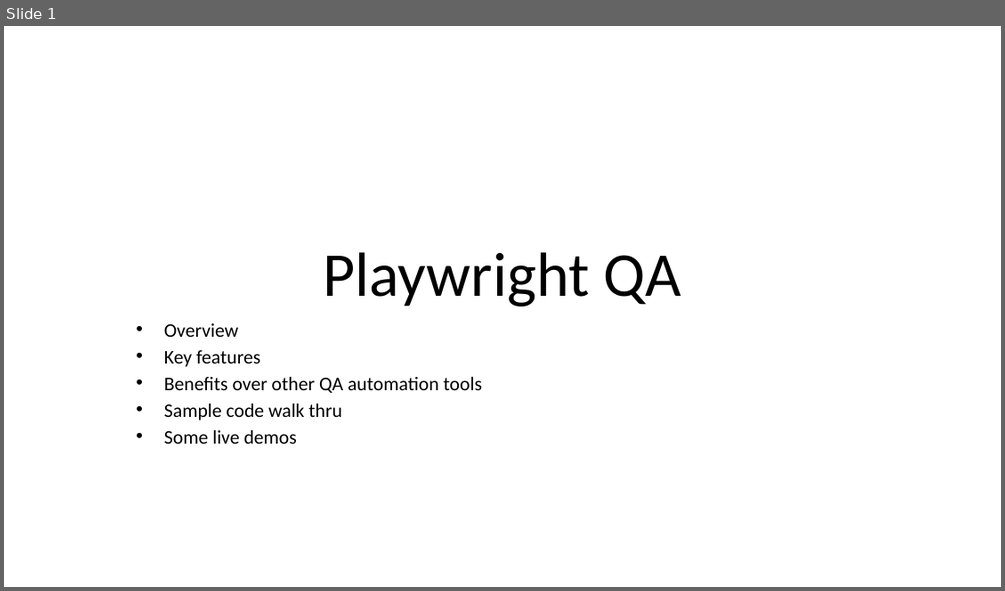
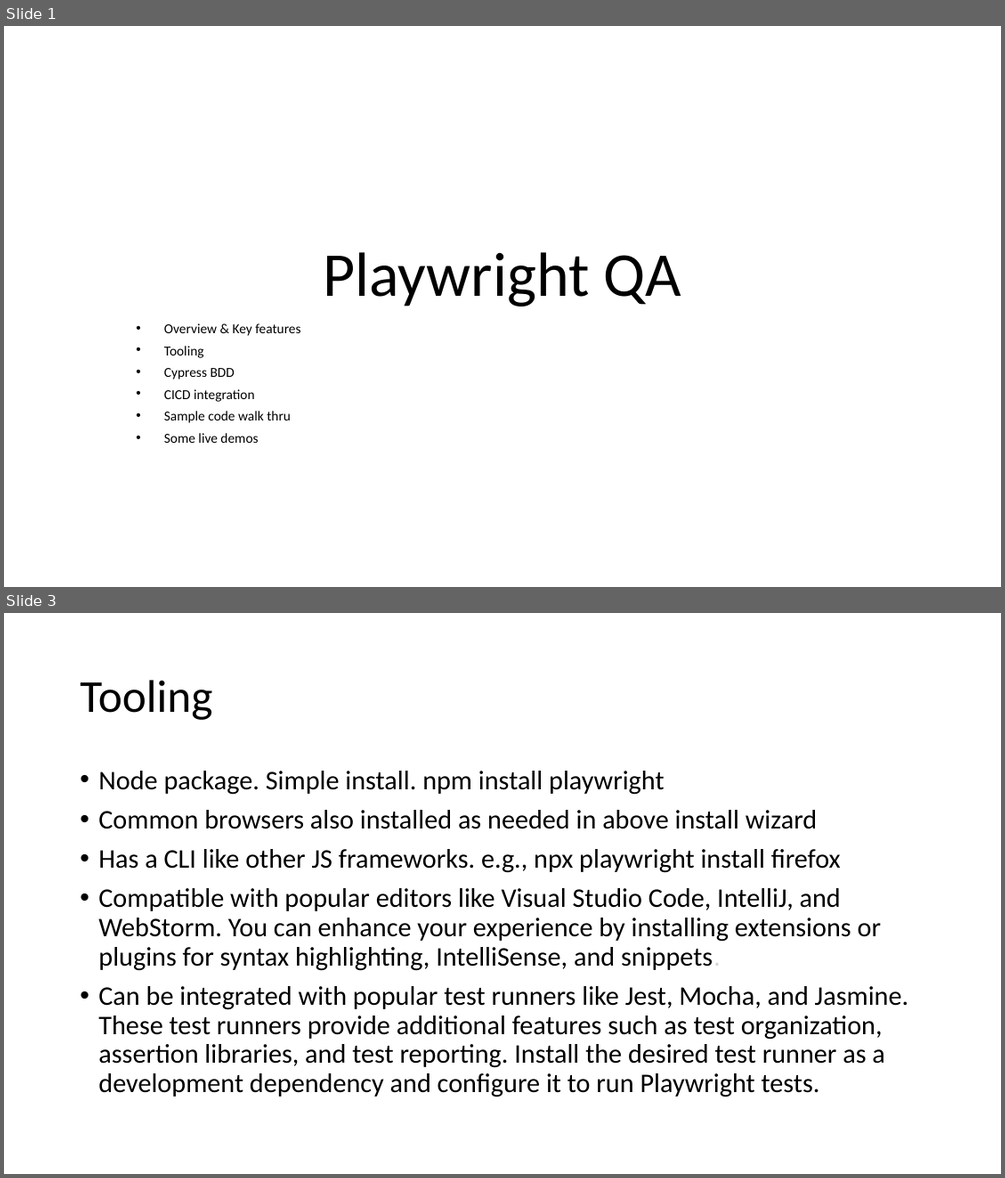
Before and after one commit to umesh-prabhu/demo1, a slide deck: playwr-ppt.pptx. Shown one above the other, each under a label of ours: slide 1 before the commit, slides 1 and 3 after it; the slides between them are not shown. The pictures are 1005x591 and 1005x1178 pixels, drawn with LibreOffice and Linux fonts; fonts in the diff are those of the drawing. Boxes give left, top, right and bottom in pixels: in the first picture for what was removed or moved away, otherwise in the second. Text is boxed around its words. In the diff, an @@ line names an element or a change of style, - is before the commit and + after.

```diff
--- a/playwr-ppt.pptx
+++ b/playwr-ppt.pptx
@@ slide 3 added at box(4, 613, 1001, 1174), background #FFFFFF @@
@@ title added at box(80, 680, 212, 720), 44 pt, text #000000 @@
+Tooling
@@ text added at box(98, 771, 909, 1097), 25.9 pt, text #000000 @@
+• Node package. Simple install. npm install playwright
+• Common browsers also installed as needed in above install wizard
+• Has a CLI like other JS frameworks. e.g., npx playwright install firefox
+• Compatible with popular editors like Visual Studio Code, IntelliJ, and WebStorm. You can enhance your experience by installing extensions or plugins for syntax highlighting, IntelliSense, and snippets.
+• Can be integrated with popular test runners like Jest, Mocha, and Jasmine. These test runners provide additional features such as test organization, assertion libraries, and test reporting. Install the desired test runner as a development dependency and configure it to run Playwright tests.
@@ slide 1 changed as well @@
@@ subtitle at box(164, 323, 300, 402): text changed; size 18.6 to 13.2 pt @@
-• Overview
-• Key features
-• Benefits over other QA automation tools
+• Overview & Key features
+• Tooling
+• Cypress BDD
+• CICD integration
@@ subtitle at box(164, 410, 291, 443): size 18.6 to 13.2 pt in "Sample code walk thru", "Some live demos" @@
```
Also in this commit, not shown: 4 other slides added, 1 other file.
